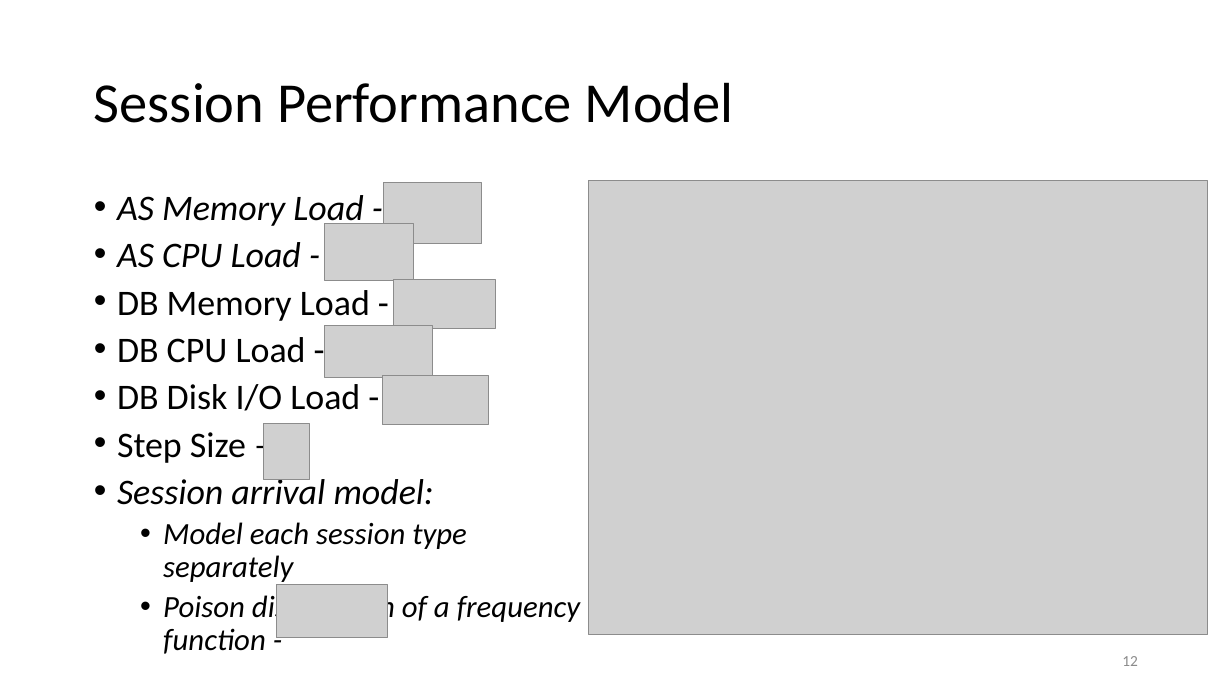
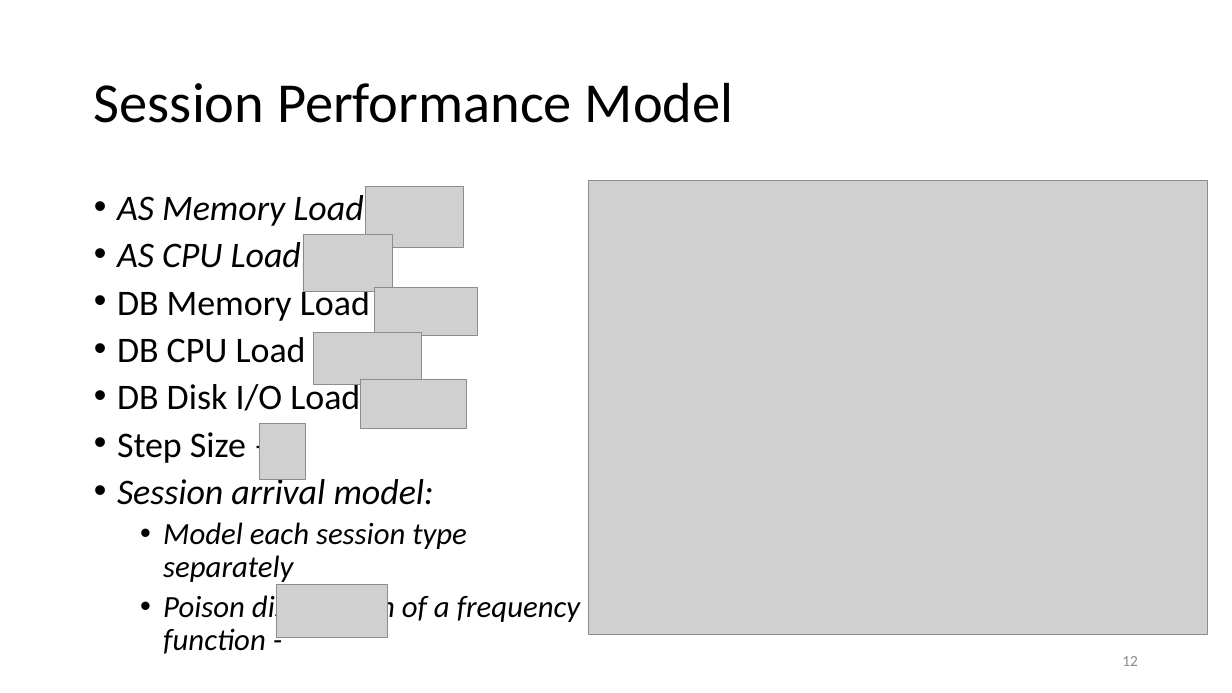
Before and after one commit to nikolayg/nikgrozev-website, a slide deck: slide 12 of ppt/Brokering Techniques for Managing Three-Tier Applications in Distributed Cloud Computing Environments.odp. Drawn at 1232x693 pixels with LibreOffice and Linux fonts; fonts in the diff are those of the drawing; grey boxes stand for pictures. Boxes give left, top, right and bottom in pixels: in the first picture for what was removed or moved away, otherwise in the second. Text is boxed around its words. In the diff, an @@ line names an element or a change of style, - is before the commit and + after.

```diff
--- a/ppt/Brokering Techniques for Managing Three-Tier Applications in Distributed Cloud Computing Environments.odp
+++ b/ppt/Brokering Techniques for Managing Three-Tier Applications in Distributed Cloud Computing Environments.odp
@@ picture: place and size @@
-picture at (325, 224, 414, 281)
+picture at (303, 234, 392, 291)
@@ 3 pictures: place and size @@
-3 pictures at (382, 183, 495, 425)
+3 pictures at (360, 187, 477, 429)
@@ picture: place and size @@
-picture at (325, 325, 433, 377)
+picture at (314, 333, 421, 384)
@@ picture: place and size @@
-picture at (263, 423, 310, 480)
+picture at (260, 423, 306, 480)
```
Also in this commit, not shown: 5 other slides changed, 2 other files.
